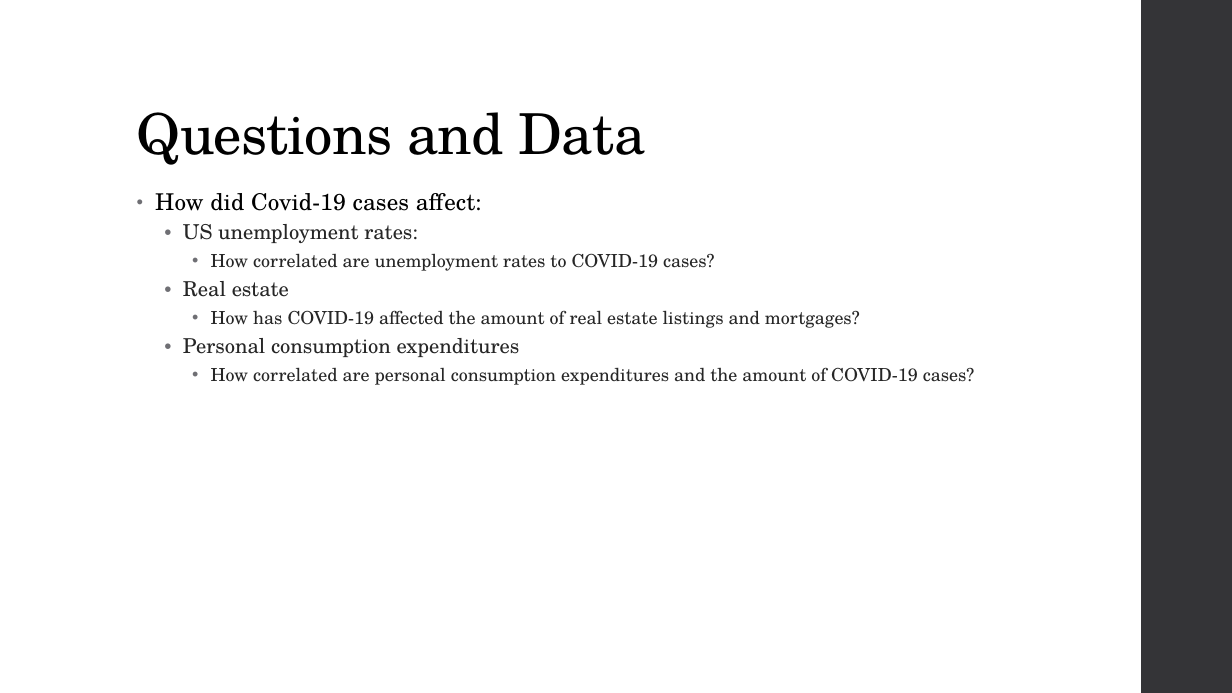
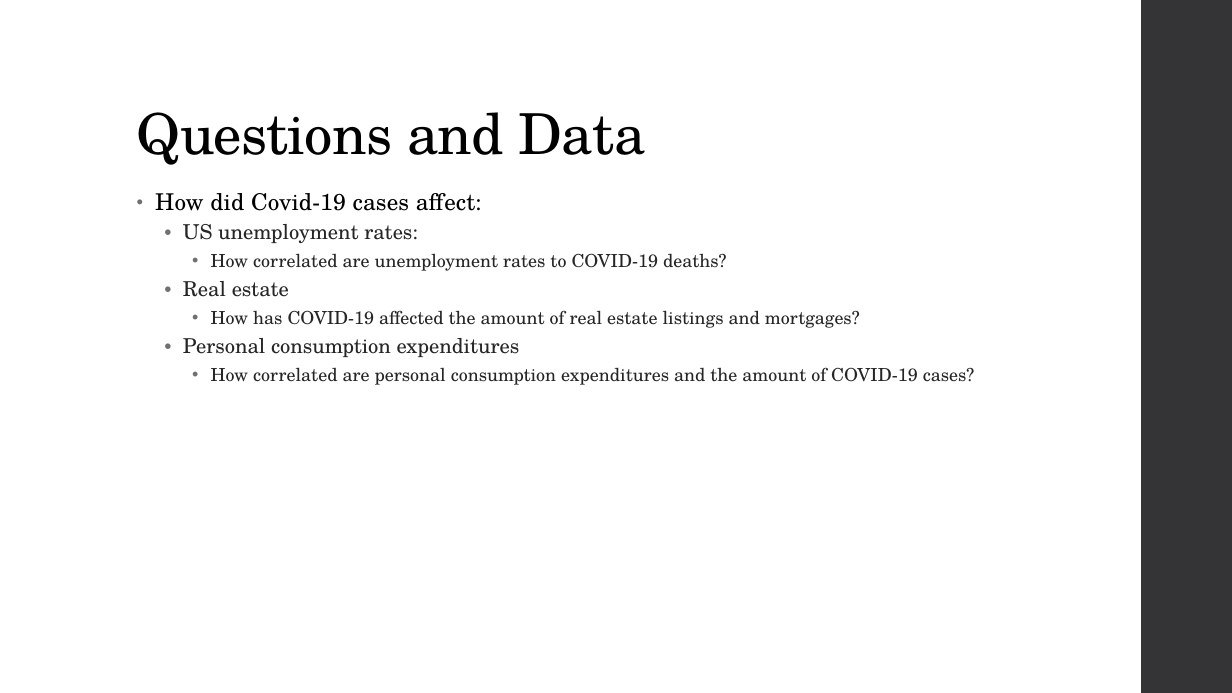
Before and after one commit to priscilla-wong/Project_1, a slide deck: slide 3 of Project_1_Slides.pptx. Drawn at 1232x693 pixels with LibreOffice and Linux fonts; fonts in the diff are those of the drawing. Boxes give left, top, right and bottom in pixels: in the first picture for what was removed or moved away, otherwise in the second. Text is boxed around its words. In the diff, an @@ line names an element or a change of style, - is before the commit and + after.

Commit message:
updating slides

```diff
--- a/Project_1_Slides.pptx
+++ b/Project_1_Slides.pptx
@@ text at [211,253,727,271]: text changed @@
-    • How correlated are unemployment rates to COVID-19 cases?
+    • How correlated are unemployment rates to COVID-19 deaths?
```
Also in this commit, not shown: 4 other slides changed, 2 slides added, 1 slide removed.
